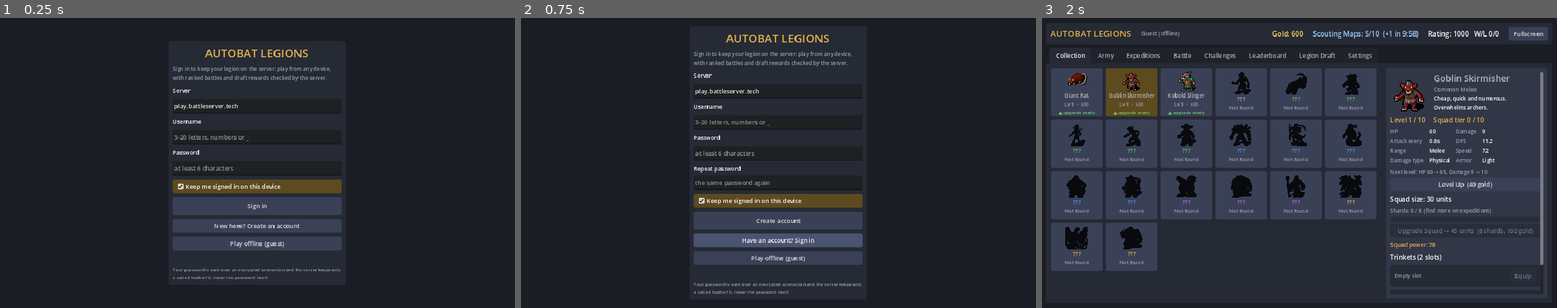
Above: before the commit, frames 1-3 (left to right).
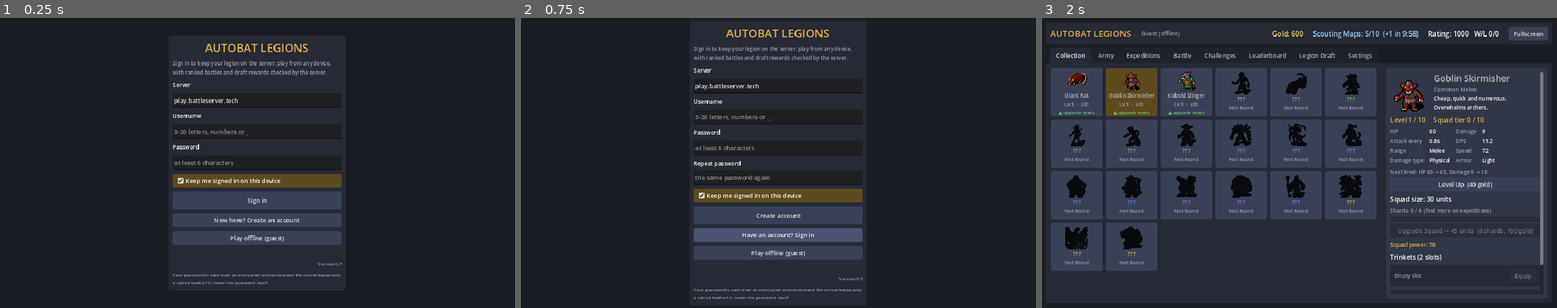
Above: after the commit, the same moments.

Repository: kranpus/autobat.slop
Game: Godot game, scene res://scenes/main.tscn
Same seed, same stepped clock (60 frames per second), same inputs: the game is played once before the commit and once after it.
Inputs:
- Up to frame 1 (0.25 s): no input
- Up to frame 2 (0.75 s): click "New here? Create an account" at 0.5 s
- Up to frame 3 (2 s): click "Play offline (guest)" at 1.25 s

The runs differ from the first frame. In frame 1, 7.5% of the frame differs, in the area x 33-67%, y 8-92%; in frame 2, 8.2%, in the area x 33-67%, y 4-98%; in frame 3, nothing differs.

Commit message:
Release version 0.7 and build names
- Release version 0.7 (project config/version): shown on the sign-in
  screen, in Settings, in the server log and in update prompts (sent in the
  handshake next to the protocol number).
- tools/export_all.sh names builds after it: export/legion-0.7/ with
  legion-0.7-{windows,linux,web}.zip and legion-0.7-android.apk
  (legion-0.7.exe / .x86_64 inside).
- Android versionName 0.7 / versionCode 7; macOS and Windows version fields.

Co-Authored-By: Claude Opus 5.5 <noreply@anthropic.com>
Claude-Session: https://claude.ai/code/session_01HFXui6xc5ZRX1CXNmf6LDA

Diff:
--- a/project.godot
+++ b/project.godot
@@ -11,6 +11,7 @@
 [application]
 
 config/name="Autobat Legions"
+config/version="0.7"
 config/description="Collect, level and multiply units, then send armies of up to 1000 into auto-battles against other players."
 run/main_scene="res://scenes/main.tscn"
 config/features=PackedStringArray("4.3", "GL Compatibility")
--- a/scripts/net/party.gd
+++ b/scripts/net/party.gd
@@ -89,8 +89,15 @@
 ## this dictionary, so changes apply to matches already in progress.
 var rewards := DEFAULT_REWARDS.duplicate(true)
 ## This build's protocol version (tests can pretend to be another version
-## with --fake-version=...).
+## with --fake-version=...). Players see the release version instead.
 var game_version := GAME_VERSION
+
+
+## The release version players see, e.g. "0.7" (Project Settings ->
+## Application -> Config -> Version). GAME_VERSION is the compatibility
+## number checked between game and server.
+static func build_version() -> String:
+	return str(ProjectSettings.get_setting("application/config/version", "?"))
 ## Where players get the new version (set with the 'update-url' console
 ## command or the UPDATE_URL environment variable). Sent to out-of-date games.
 var update_url := ""
@@ -196,7 +203,7 @@
 ## A connection is being set up: clients introduce themselves first.
 func _on_peer_authenticating(id: int) -> void:
 	if role == Role.CLIENT and id == 1:
-		mp.send_auth(1, JSON.stringify({"hs": HANDSHAKE_PROTOCOL, "version": game_version}).to_utf8_buffer())
+		mp.send_auth(1, JSON.stringify({"hs": HANDSHAKE_PROTOCOL, "version": game_version, "build": build_version()}).to_utf8_buffer())
 
 
 func _on_auth(id: int, data: PackedByteArray) -> void:
@@ -211,16 +218,16 @@
 			mp.send_auth(id, JSON.stringify({"hs": HANDSHAKE_PROTOCOL, "ok": true, "version": game_version}).to_utf8_buffer())
 			mp.complete_auth(id)
 		else:
-			mp.send_auth(id, JSON.stringify({"hs": HANDSHAKE_PROTOCOL, "ok": false, "version": game_version,
+			mp.send_auth(id, JSON.stringify({"hs": HANDSHAKE_PROTOCOL, "ok": false, "version": game_version, "build": build_version(),
 				"update_url": update_url, "host": role == Role.HOST}).to_utf8_buffer())
 			if role == Role.SERVER:
-				_log("Turned away a game on version %s (this server runs %s)" % [theirs, game_version])
+				_log("Turned away a game on version %s / %s (this server runs %s / %s)" % [str(msg.get("build", "?")).left(20), theirs, build_version(), game_version])
 			# The game hangs up once told; if it doesn't, the handshake times out.
 	elif id == 1:
 		if bool(msg.get("ok", false)):
 			mp.complete_auth(1)
 		else:
-			_version_rejected(str(msg.get("version", "?")).left(40), str(msg.get("update_url", "")).left(300), bool(msg.get("host", false)))
+			_version_rejected(str(msg.get("version", "?")).left(40), str(msg.get("update_url", "")).left(300), bool(msg.get("host", false)), str(msg.get("build", "")).left(20))
 
 
 ## "legion-draft-11" -> 11 (0 if unknown).
@@ -229,14 +236,20 @@
 	return int(tail) if tail.is_valid_int() else 0
 
 
-func _version_rejected(theirs: String, url: String, from_host: bool) -> void:
+func _version_rejected(theirs: String, url: String, from_host: bool, theirs_build: String = "") -> void:
 	var older := version_number(game_version) < version_number(theirs)
 	var who := "The match host" if from_host else "The server"
-	var text := ("Update required: %s runs a newer version of the game (%s, you have %s)." % [who.to_lower(), theirs, game_version]) if older \
-		else ("%s runs an older version of the game (%s, you have %s). It needs updating first." % [who, theirs, game_version])
+	# Show release versions ("0.7") when both sides know them.
+	var their_label := theirs_build if theirs_build != "" else theirs
+	var my_label := build_version() if theirs_build != "" else game_version
+	if their_label == my_label:
+		their_label = "%s (%s)" % [theirs_build, theirs]
+		my_label = "%s (%s)" % [build_version(), game_version]
+	var text := ("Update required: %s runs a newer version of the game (%s, you have %s)." % [who.to_lower(), their_label, my_label]) if older \
+		else ("%s runs an older version of the game (%s, you have %s). It needs updating first." % [who, their_label, my_label])
 	# Signed in: don't keep retrying every few seconds with the wrong version.
 	_reconnect_at = Time.get_ticks_msec() + 600000
-	update_required.emit({"mine": game_version, "theirs": theirs, "older": older, "url": url, "host": from_host})
+	update_required.emit({"mine": my_label, "theirs": their_label, "older": older, "url": url, "host": from_host})
 	if _auth_waiting:
 		_auth_failed(text)
 	elif _ranked_only or _awaiting_ranked:
@@ -370,7 +383,7 @@
 			rewards["battle_mult"] = maxf(0.0, float(arg.get_slice("=", 1)))
 		elif arg.begins_with("--draft-gold="):
 			rewards["draft_mult"] = maxf(0.0, float(arg.get_slice("=", 1)))
-	_log("Legion Draft server %s listening on UDP port %d" % [game_version, port])
+	_log("Autobat Legions %s server (protocol %s) listening on UDP port %d" % [build_version(), game_version, port])
 	_log("Gold: battles x%s, draft x%s, draft payouts %s. Type 'help' for commands." % [rewards["battle_mult"], rewards["draft_mult"], rewards["draft_table"]])
 	_stdin_thread = Thread.new()
 	_stdin_thread.start(_read_stdin)
--- a/scripts/ui/login_screen.gd
+++ b/scripts/ui/login_screen.gd
@@ -93,6 +93,9 @@
 	_status = UIKit.label("", 13, UIKit.TEXT_DIM)
 	_status.autowrap_mode = TextServer.AUTOWRAP_WORD_SMART
 	v.add_child(_status)
+	var ver := UIKit.label("Version %s" % Party.build_version(), 11, UIKit.TEXT_DIM)
+	ver.horizontal_alignment = HORIZONTAL_ALIGNMENT_RIGHT
+	v.add_child(ver)
 	_note = UIKit.label("", 11, UIKit.TEXT_DIM)
 	_note.autowrap_mode = TextServer.AUTOWRAP_WORD_SMART
 	v.add_child(_note)
--- a/scripts/ui/settings_tab.gd
+++ b/scripts/ui/settings_tab.gd
@@ -104,6 +104,7 @@
 	add_child(reset)
 	_build_account()
 
+	add_child(UIKit.label("Autobat Legions %s" % Party.build_version(), 13, UIKit.TEXT_DIM))
 	add_child(UIKit.label("Credits", 18, UIKit.ACCENT))
 	var credits := RichTextLabel.new()
 	credits.bbcode_enabled = true
Not shown, changed: export_presets.cfg
Not shown, changed: tools/export_all.sh
